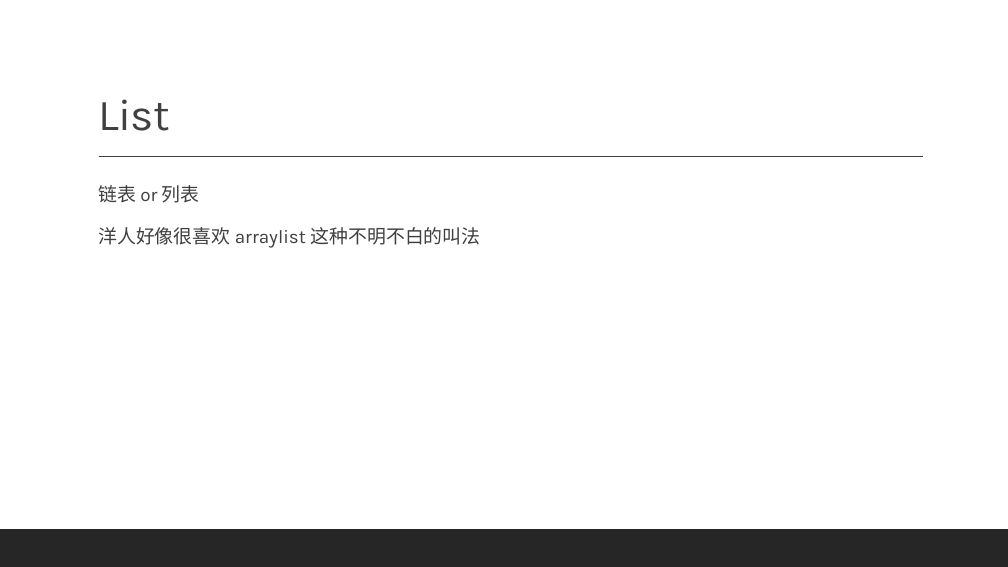
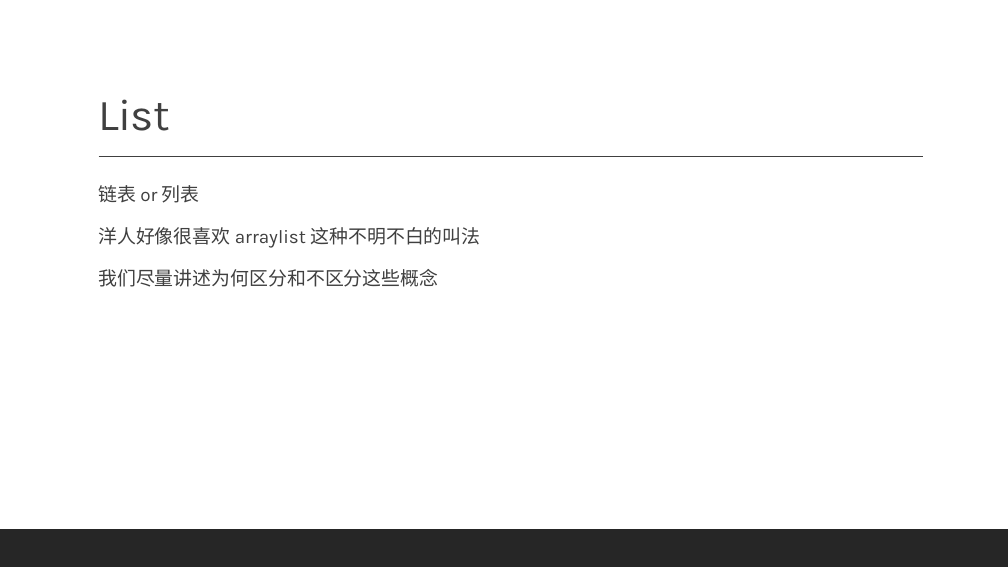
Before and after one commit to basicDSinHDUCS/materials, a slide deck: slide 3 of lecture4/slide.pptx. Drawn at 1008x567 pixels with LibreOffice and Linux fonts; fonts in the diff are those of the drawing; background and template pictures are left out. Boxes give left, top, right and bottom in pixels: in the first picture for what was removed or moved away, otherwise in the second. Text is boxed around its words. In the diff, an @@ line names an element or a change of style, - is before the commit and + after.

Commit message:
lecture4 update

```diff
--- a/lecture4/slide.pptx
+++ b/lecture4/slide.pptx
@@ text at (98,269,438,287): paragraph added @@
+  我们尽量讲述为何区分和不区分这些概念
```
Also in this commit, not shown: 3 slides added, 1 slide removed.
